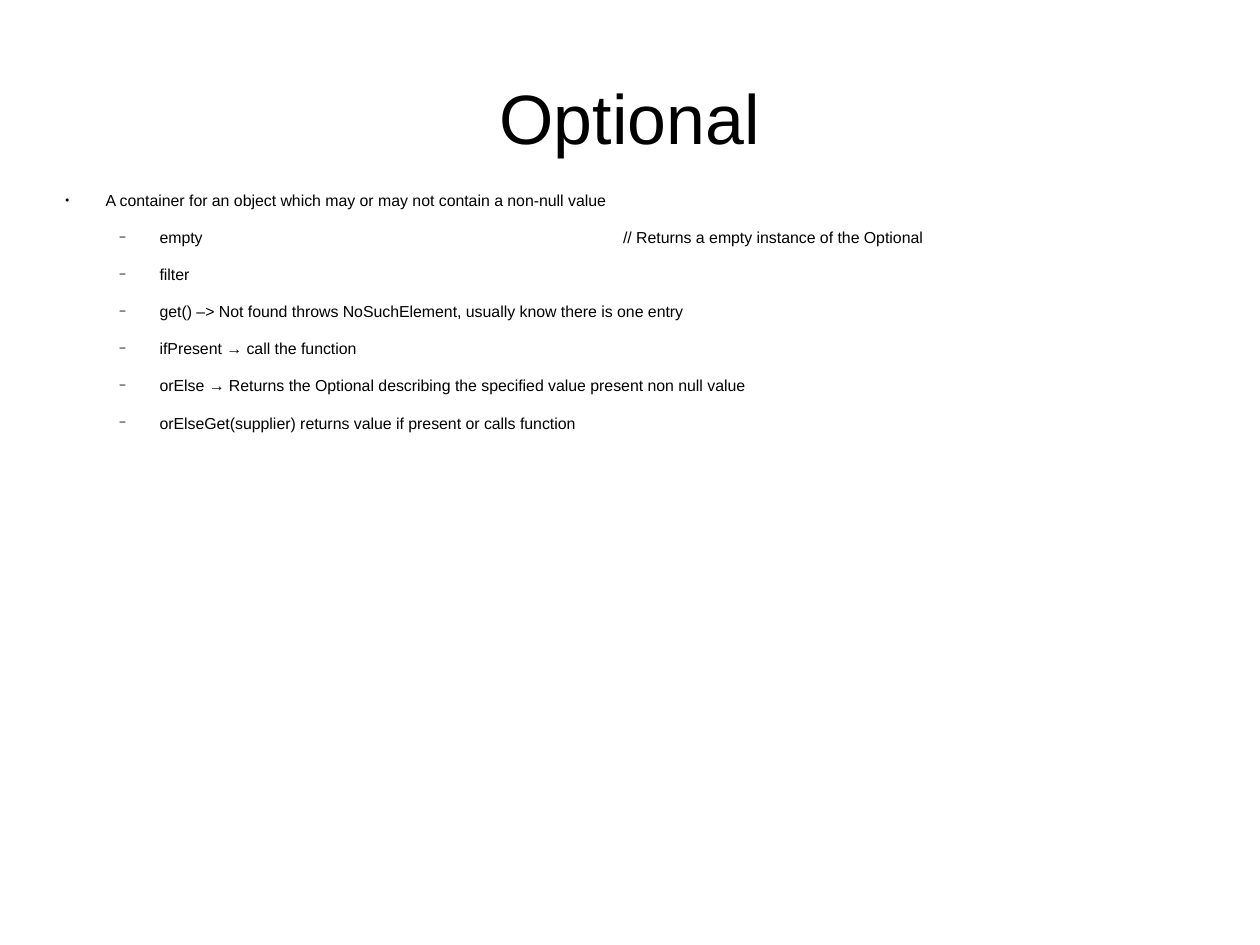
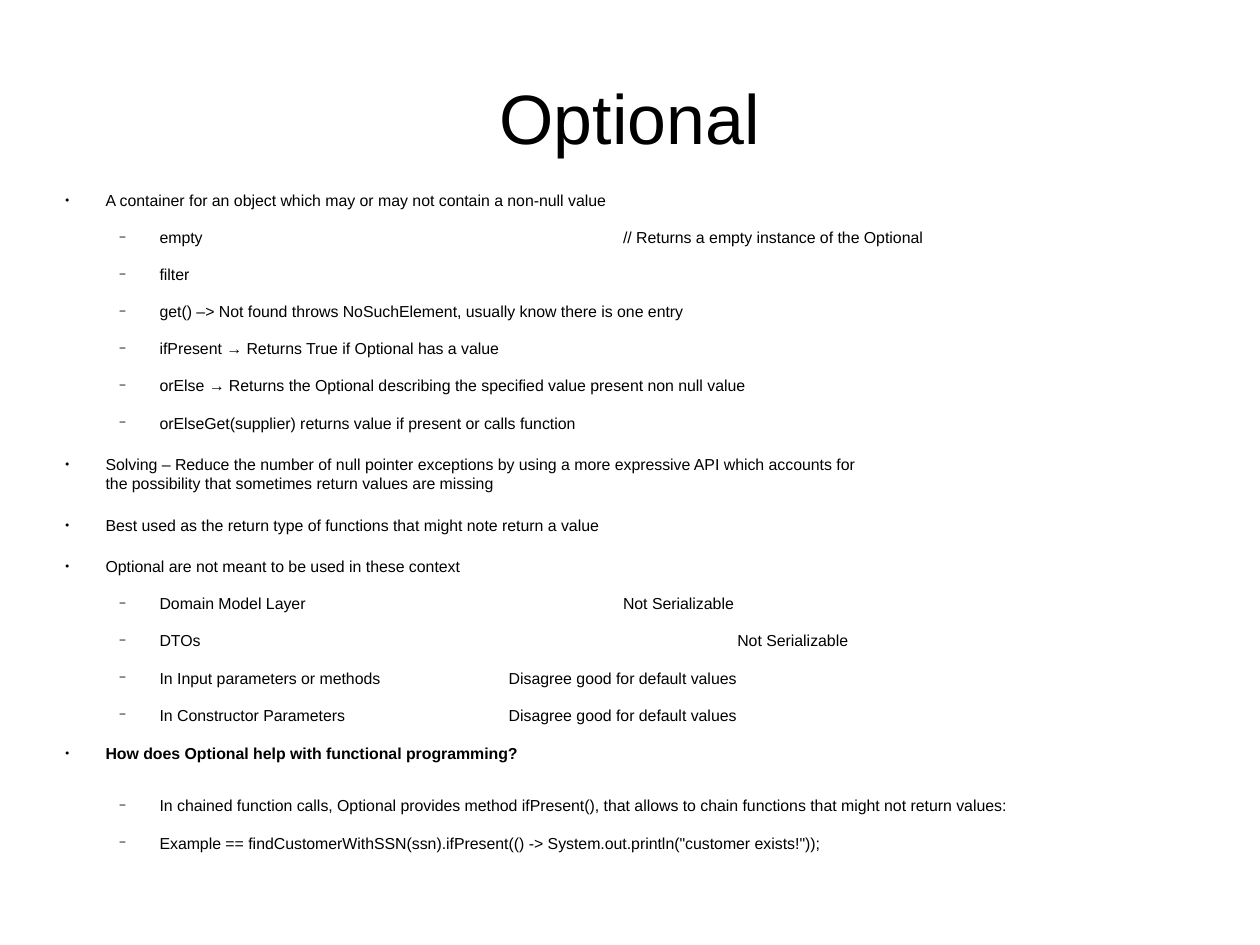
Before and after one commit to CharlesStockman/notesFromCourses, a slide deck: slide 6 of java/core/01_core.odp. Drawn at 1260x945 pixels with LibreOffice and Linux fonts; fonts in the diff are those of the drawing. Boxes give left, top, right and bottom in pixels: in the first picture for what was removed or moved away, otherwise in the second. Text is boxed around its words. In the diff, an @@ line names an element or a change of style, - is before the commit and + after.

```diff
--- a/java/core/01_core.odp
+++ b/java/core/01_core.odp
@@ text at [160, 342, 499, 358]: text changed @@
-  − ifPresent → call the function
+  − ifPresent → Returns True if Optional has a value
@@ text at [106, 458, 1006, 853]: paragraphs added @@
+● Solving – Reduce the number of null pointer exceptions by using a more expressive API which accounts for
+  the possibility that sometimes return values are missing
+● Best used as the return type of functions that might note return a value
+● Optional are not meant to be used in these context
+  − Domain Model Layer Not Serializable
+  − DTOs Not Serializable
+  − In Input parameters or methods Disagree good for default values
+  − In Constructor Parameters Disagree good for default values
+● How does Optional help with functional programming?
+  − In chained function calls, Optional provides method ifPresent(), that allows to chain functions that might not return values:
+  − Example == findCustomerWithSSN(ssn).ifPresent(() -> System.out.println("customer exists!"));
```
Also in this commit, not shown: 6 other files.
